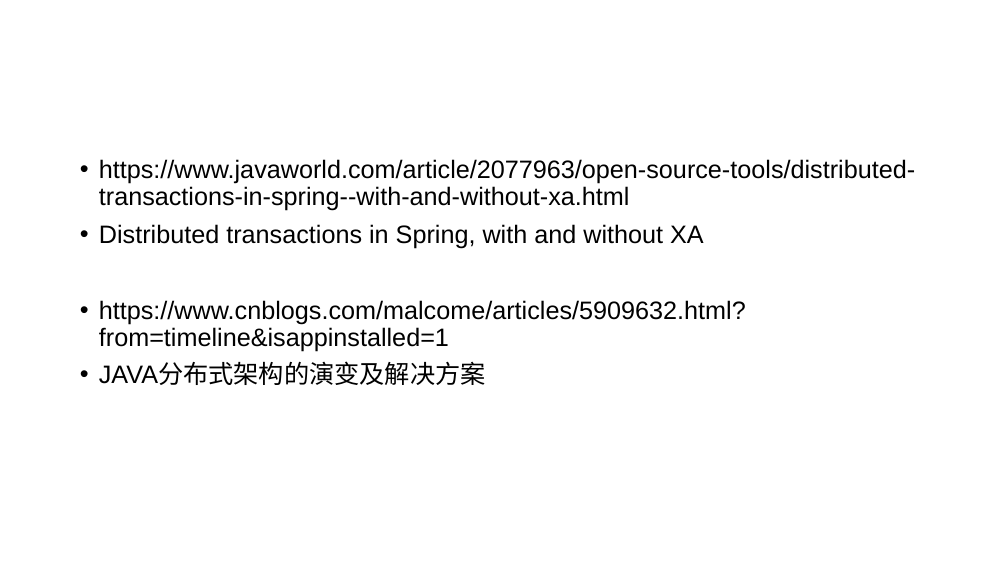
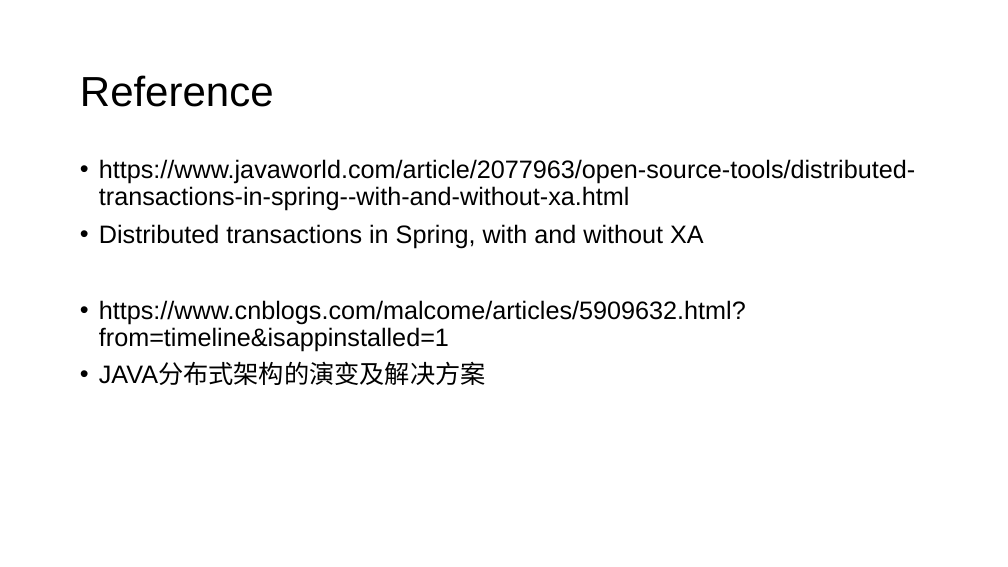
Before and after one commit to jungle0127/springcloudstudy, a slide deck: slide 108 of docs/distributedsystemtransaction.pptx (slide 93 before the commit). Drawn at 1008x567 pixels with LibreOffice and Linux fonts; fonts in the diff are those of the drawing. Boxes give left, top, right and bottom in pixels: in the first picture for what was removed or moved away, otherwise in the second. Text is boxed around its words. In the diff, an @@ line names an element or a change of style, - is before the commit and + after.

Commit message:
added slides

```diff
--- a/docs/distributedsystemtransaction.pptx
+++ b/docs/distributedsystemtransaction.pptx
@@ title added at (x1=80, y1=75, x2=274, y2=107), 40 pt, text #000000 @@
+Reference
```
Also in this commit, not shown: 2 other slides changed, 16 slides added, 1 slide removed.
